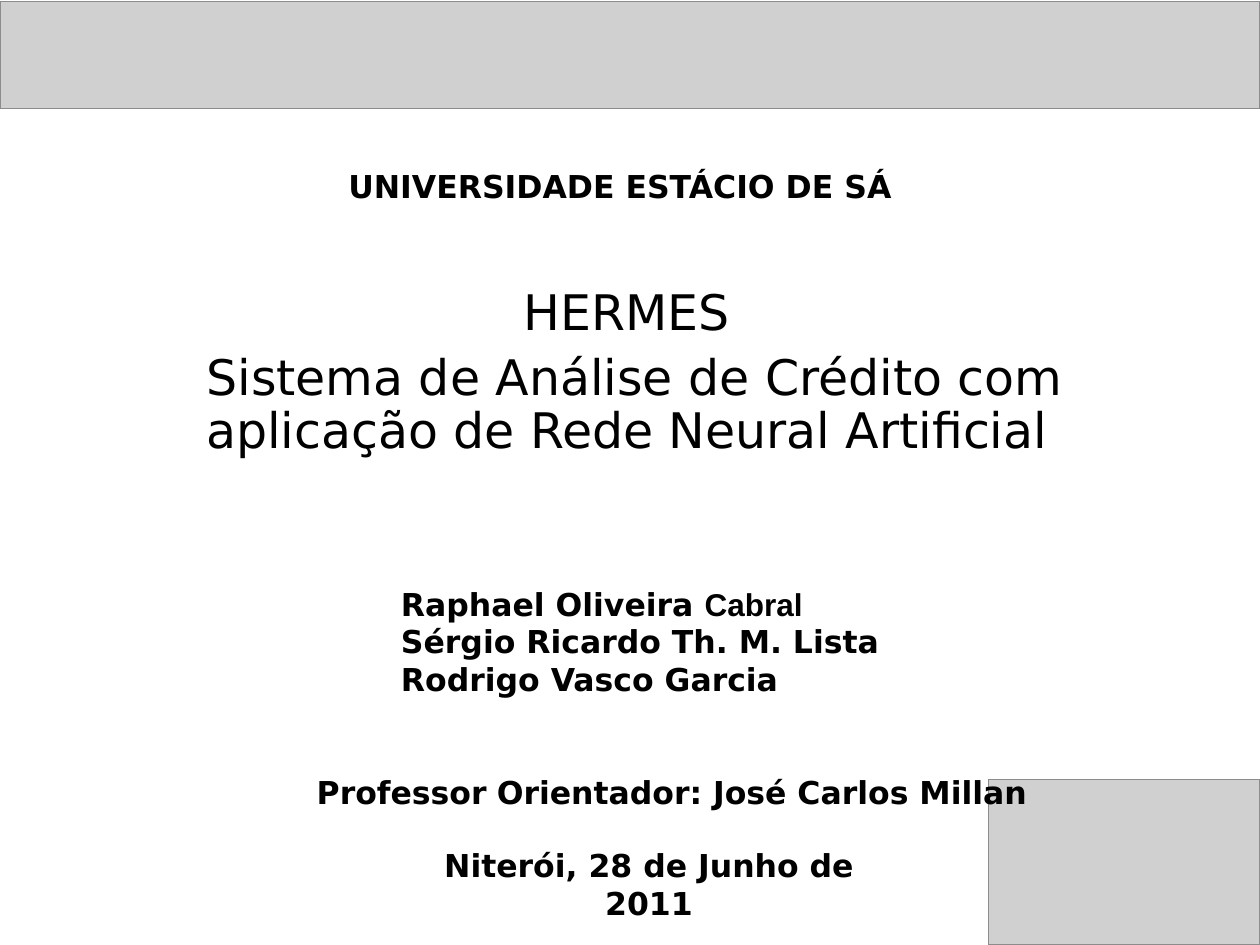
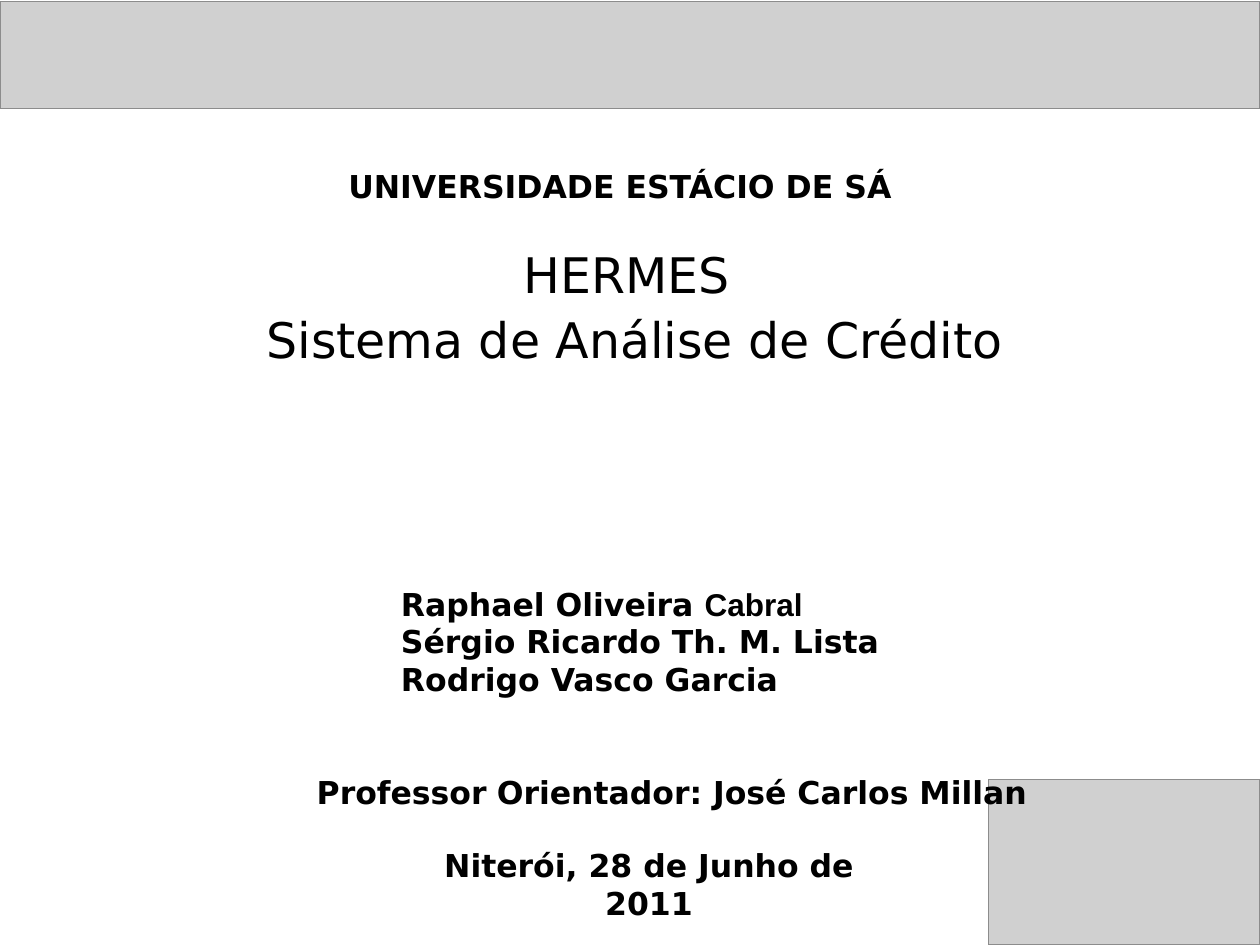
Before and after one commit to rcabral/creditanalyst, a slide deck: slide 1 of Apresentacao_Hermes/Apresentacao_Hermes.ppt. Drawn at 1260x945 pixels with LibreOffice and Linux fonts; fonts in the diff are those of the drawing; grey boxes stand for pictures; background and template pictures are left out. Boxes give left, top, right and bottom in pixels: in the first picture for what was removed or moved away, otherwise in the second. Text is boxed around its words. In the diff, an @@ line names an element or a change of style, - is before the commit and + after.

```diff
--- a/Apresentacao_Hermes/Apresentacao_Hermes.ppt
+++ b/Apresentacao_Hermes/Apresentacao_Hermes.ppt
@@ subtitle "HERMES": place and size @@
-subtitle "HERMES" at bbox=[206, 293, 1063, 459]
+subtitle "HERMES" at bbox=[266, 256, 1002, 359]
@@ subtitle at bbox=[266, 318, 1002, 359]: text changed @@
-Sistema de Análise de Crédito com aplicação de Rede Neural Artificial
+Sistema de Análise de Crédito
```
Also in this commit, not shown: 11 other slides changed, 2 slides added, 2 slides removed.
